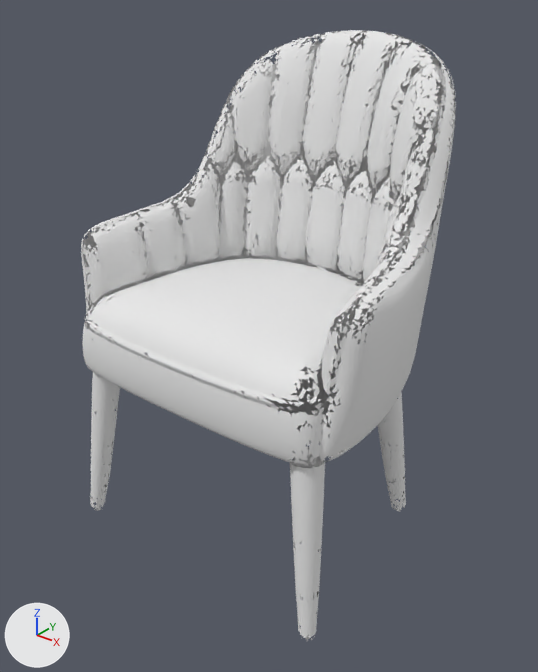
The OBJ model public/visuals/table/chair-3d.obj as it was, and as the next commit left it.
Rendered twice from a camera (50 mm lens) standing at (0.794, -1.019, 0.553) and looking at (0.005, -0.032, -0.059). Arrows for +X, +Y and +Z are at lower left; the lights stay in place. The picture after the commit comes second. Where no turn or scale is listed for an object, it has been applied to the vertices. Vertices at exactly the same position are counted once.

In view in the first picture: 'material'.
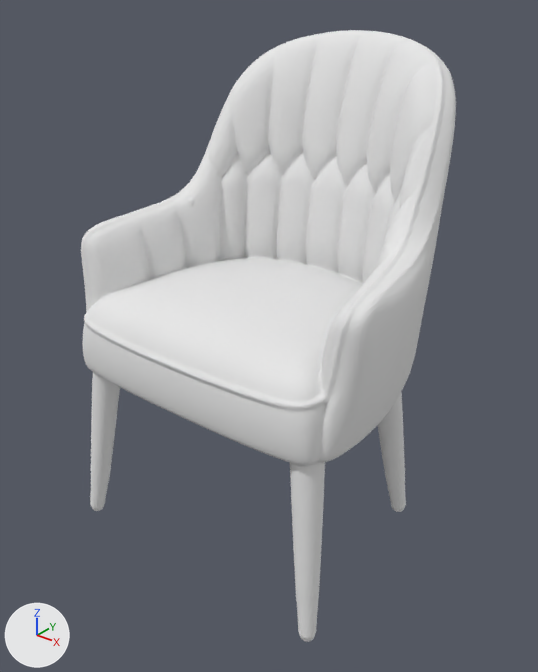
Diff of the bpy script that builds the scene:
```diff
--- a/public/visuals/table/chair-3d.obj.py
+++ b/public/visuals/table/chair-3d.obj.py
@@ me_material @@
 # used by ob_material; location = (0.0, 0.0, 0.0)
-me_material.from_pydata(...)  # 21825 vertices, 35820 faces; spans x -0.314..0.314, y -0.284..0.285, z -0.459..0.458
+me_material.from_pydata(...)  # 25002 vertices, 50000 faces; spans x -0.314..0.314, y -0.284..0.285, z -0.459..0.458
+# me_material part 1: 2927 vertices added at x -0.309..0.306, y -0.281..0.263, z -0.127..0.456
+# me_material part 2: 64 vertices added at x 0.257..0.286, y -0.277..-0.248, z -0.459..-0.443
+# other edits to the shape of me_material do not show in these pictures
 me_material.materials.append(mat_material)
```

What differs and where, as boxes [x1, y1, x2, y2] in the pictures (538 x 672 px):
'material', reshaped: before [81, 30, 456, 641]; after [81, 30, 456, 642]
part 1 of me_material, added: after [82, 31, 456, 468]
part 2 of me_material, added: after [298, 631, 315, 642]
